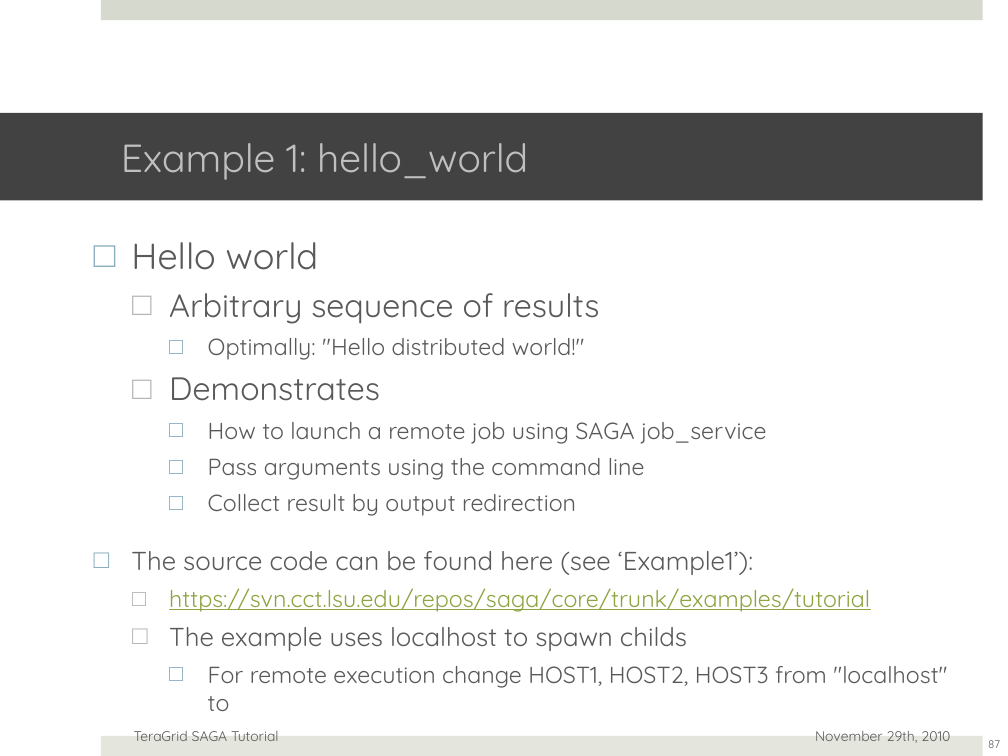
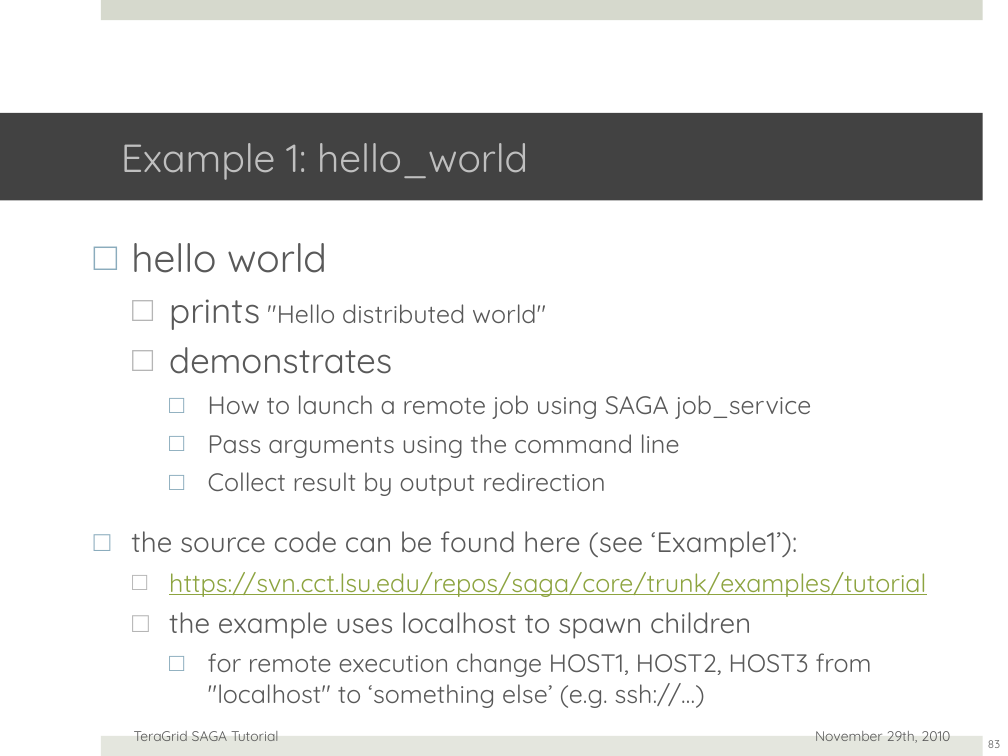
Before and after one commit to saga-project/saga-cpp-legacy-projects, a slide deck: slide 83 of tutorial/EGI-2011/02_api.pptx (slide 87 before the commit). Drawn at 1008x756 pixels with LibreOffice and Linux fonts; fonts in the diff are those of the drawing; background and template pictures are left out. Boxes give left, top, right and bottom in pixels: in the first picture for what was removed or moved away, otherwise in the second. Text is boxed around its words. In the diff, an @@ line names an element or a change of style, - is before the commit and + after.

```diff
--- a/tutorial/EGI-2011/02_api.pptx
+++ b/tutorial/EGI-2011/02_api.pptx
@@ text at (131,243,546,374): text changed; size 23.1 to 18 pt @@
-□ Hello world
-  □ Arbitrary sequence of results
-    □ Optimally: "Hello distributed world!"
-  □ Demonstrates
+□ hello world
+  □ prints "Hello distributed world"
+  □ demonstrates
@@ text at (169,395,926,597): size 16.6 to 18 pt in "How to launch a remote job using ...", "Pass arguments using the command line", "Collect result by output redirection", "https://svn.cct.lsu.edu/repos/saga/core/trunk/examples/tutor ..." @@
@@ text at (131,531,798,558): text changed; size 18.5 to 20 pt @@
-□ The source code can be found here (see ‘Example1’):
+□ the source code can be found here (see ‘Example1’):
@@ text at (169,612,872,708): text changed; size 16.6 to 18 pt @@
-  □ The example uses localhost to spawn childs
-    □ For remote execution change HOST1, HOST2, HOST3 from "localhost" to
+  □ the example uses localhost to spawn children
+    □ for remote execution change HOST1, HOST2, HOST3 from "localhost" to ‘something else’ (e.g. ssh://…)
@@ page number at (988,740,1000,748): text changed @@
-87
+83
```
Also in this commit, not shown: 18 other slides changed, 1 slide added, 5 slides removed, 9 other files.
